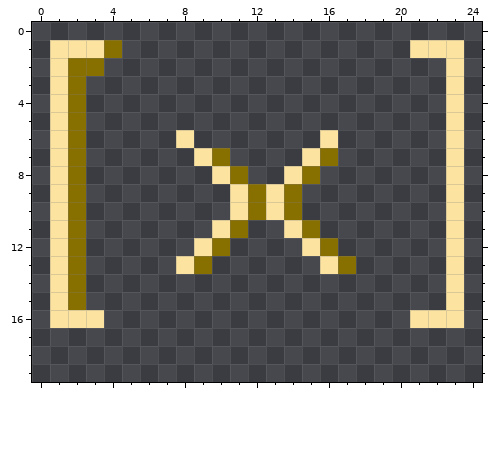
One commit to this pixel-art sprite: img/selector.png. The first picture shows the starting point.
The file is 21x16 pixels. The old version is drawn lined up with the new one.
Once edited:
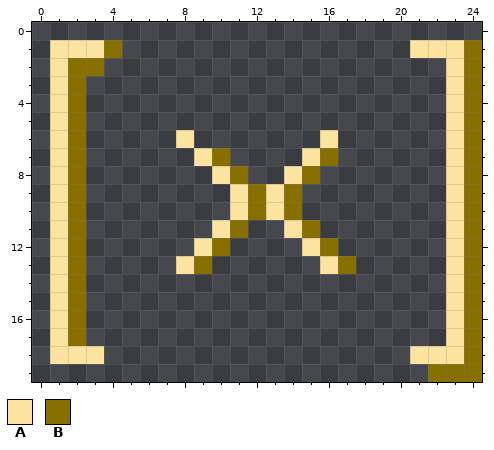
Palette (. is transparent): A #fce4a0  B #887000
Diff:
canvas 21x16 -> 25x20; drawings rearranged on the sheet (the old picture shows each at its new place)
The edit adds colour A in row 17 at x 1 and 23; in row 18 at x 1 to 3 and 21 to 23.
The edit adds colour B in rows 1 to 16 at x 24; in row 17 at x 2 and 24; in row 18 at x 24; in row 19 at x 22 to 24.
Colour A gives way to colour B in row 16 at x 2.
Colour A is gone in row 16 at x 3 and 21 to 22.
Boxes around the changes in both pictures, in picture pixels (x1, y1, x2, y2):
changed: (410, 40, 482, 382)
changed: (50, 310, 104, 364)
